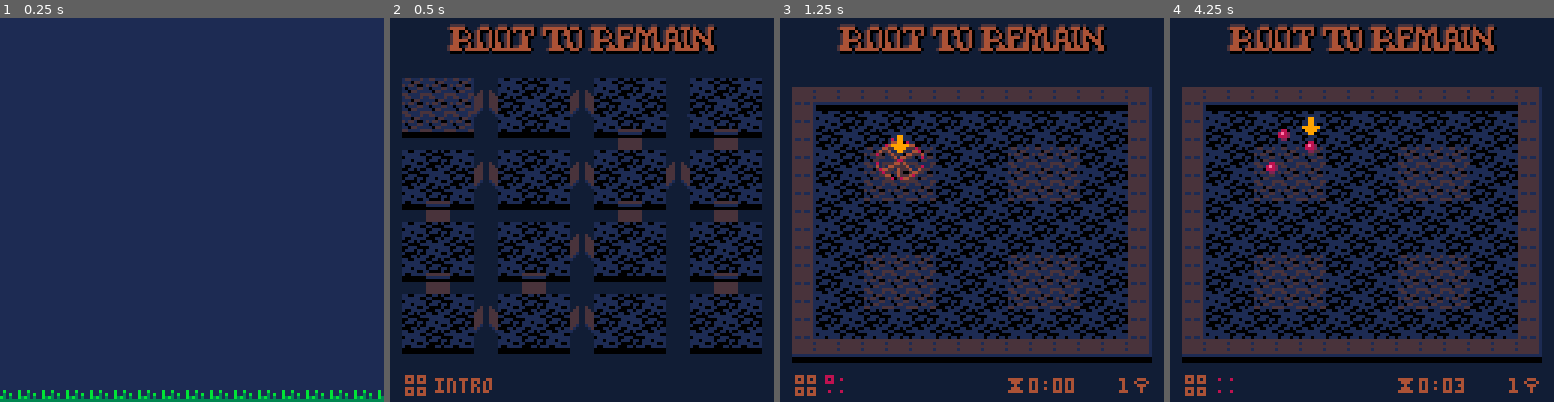
Above: before the commit, frames 1-4 (left to right).
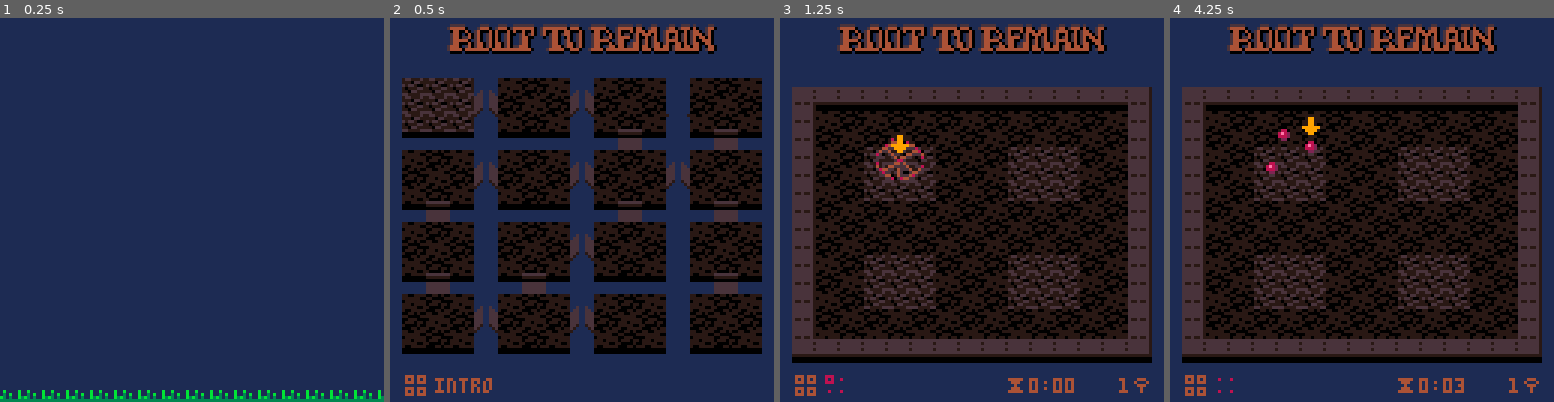
Above: after the commit, the same moments.

Repository: erwinbonsma/WhereToRootPico8
Game: PICO-8 cartridge wheretoroot.p8
The game is run twice, just before and just after one commit, with the same random seed, the same clock (stepped at 60 frames per second) and the same inputs.
Inputs:
- Up to frame 1 (0.25 s): no input
- Up to frame 2 (0.5 s): tap X (X key) at 0.33 s
- Up to frame 3 (1.25 s): tap O (Z key) at 0.7 s; tap X (X key) at 1.07 s
- Up to frame 4 (4.25 s): hold Right 1.6-2.1 s; tap O (Z key) every 0.4 s from 1.7 to 4.1 s; tap X (X key) at 1.85, 2.97, 4.08 s; hold Up 2.15-2.42 s; hold Right 2.47-3.03 s; hold Left 3.08-3.58 s; hold Down 3.63-3.97 s; hold Right from 4.02 s (still down)

Frame 1 is identical in both runs. In frame 2, 72% of the frame differs, in the area x 0-100%, y 0-100%; in frame 3, 59%; in frame 4, 60%.

Commit message:
Resolve palette mismatch

Diff:
--- a/wheretoroot.p8
+++ b/wheretoroot.p8
@@ -1307,9 +1307,11 @@
  end
 
  while s.seedr<8.5 do
-  s.seedr+=0.04
+  s.seedr+=0.08
   yield()
  end
+
+ wait(60)
 end
 
 function seeddrop_anim(args)
@@ -2336,7 +2338,7 @@
   [8]=-8, --dark red
   [5]=-11,--dark grey (tree)
   [10]=-5,--med. green
-  [6]=-15 --dark blue
+  [6]=1   --blue
  },1)
 
  title=title:new()
@@ -2550,8 +2552,10 @@
   end
  end
 
- if btnp(❎) or btnp(🅾️) then
-  printh("btnp")
+ if (
+  btnp(❎) or btnp(🅾️)
+  or self.anim==nil
+ ) then
   scene=levelmenu
  end
 end
@@ -2585,7 +2589,7 @@
   local x2=(xa+xb*4)/5
   line(x1,y,x2,y,5)
   line(xa,y,flr(x1),y,4)
-  line(ceil(x2),y,xb,y,15)
+  line(ceil(x2),y,xb,y,1)
  end
 end
 
@@ -2616,8 +2620,8 @@
   local y2=(ya*3+yb)/4
   if i>2 then
    line(x1,y1,x1,y2,5)
-   line(x1,yb,x1,ceil(y1),15)
-   line(x2,yb,x2,ceil(y1),15)
+   line(x1,yb,x1,ceil(y1),1)
+   line(x2,yb,x2,ceil(y1),1)
   end
   if i>1 then
    line(x2,y1,x2,y2,5)
@@ -2639,20 +2643,11 @@
 end
 
 function title:draw()
- pal(1)
- pal({
-  [8]=-8, --dark red
-  [5]=-11,--dark grey (tree)
-  [10]=-5,--med. green
-  [6]=-15,--dark blue
-  [15]=-16--dark brown (bg)
- },1)
-
- cls(1)
+ cls(6)
 
  local y0=self.logoy
  rectfill(
-  16,y0-4,111,y0+39,15
+  16,y0-4,111,y0+39,1
  )
  for f in all({
   {-1,0,5},{0,-1,5},
Not shown, changed: the thumbnail (__label__) section of wheretoroot.p8
Not shown, changed: Design.md
